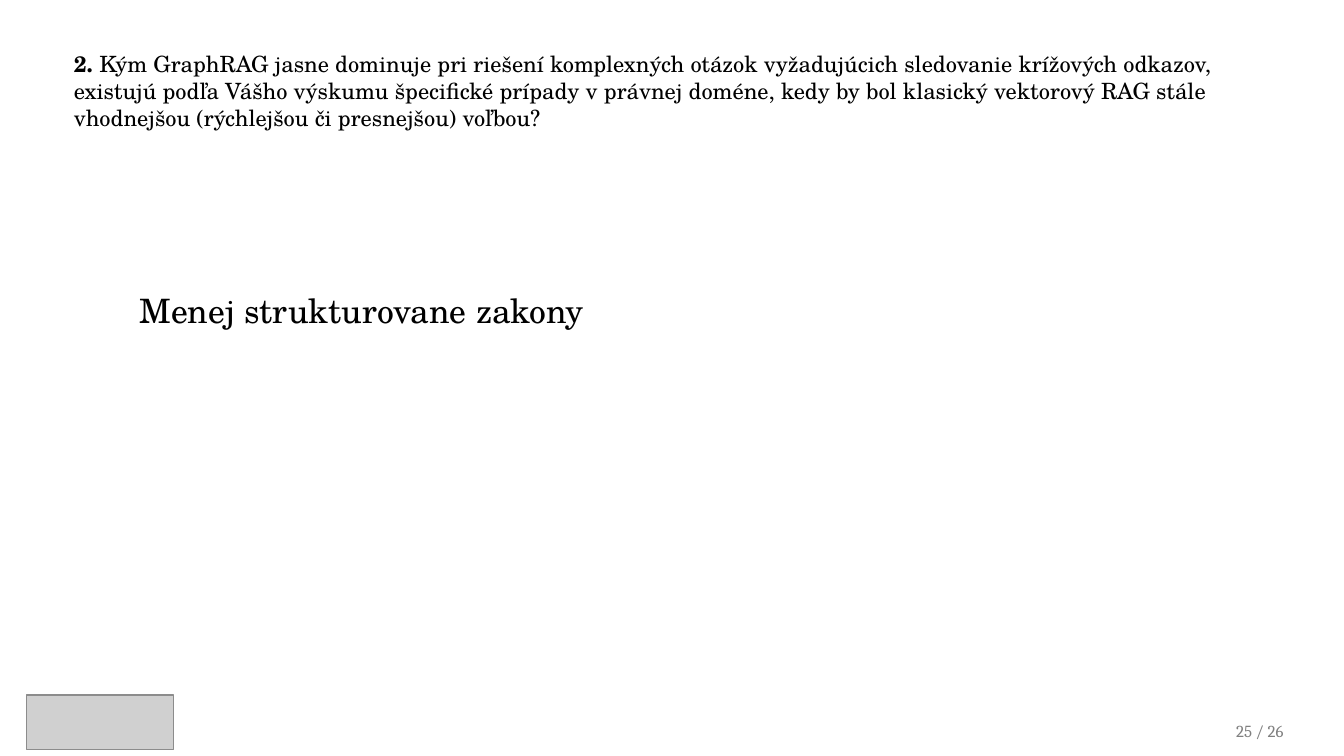
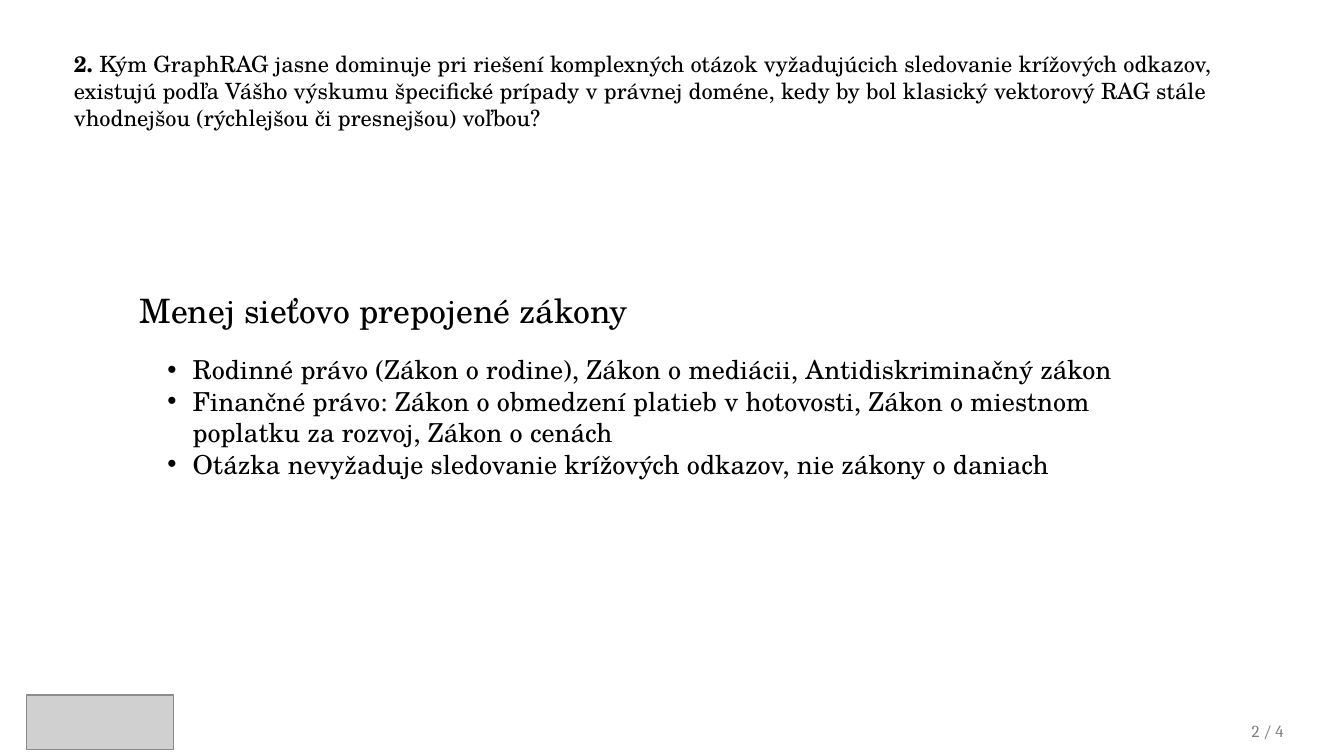
Before and after one commit to samuelbagin1/llm-knowledge-graph, a slide deck: slide 21 of presentations/Tvorba_znalostnych_grafov_obhajoba1.pptx (slide 25 before the commit). Drawn at 1344x756 pixels with LibreOffice and Linux fonts; fonts in the diff are those of the drawing; grey boxes stand for pictures. Boxes give left, top, right and bottom in pixels: in the first picture for what was removed or moved away, otherwise in the second. Text is boxed around its words. In the diff, an @@ line names an element or a change of style, - is before the commit and + after.

```diff
--- a/presentations/Tvorba_znalostnych_grafov_obhajoba1.pptx
+++ b/presentations/Tvorba_znalostnych_grafov_obhajoba1.pptx
@@ text at [139,298,628,330]: text changed @@
-Menej strukturovane zakony
+Menej sieťovo prepojené zákony
@@ text added at [193,359,1111,480], 14 pt, text #000000 @@
+• Rodinné právo (Zákon o rodine), Zákon o mediácii, Antidiskriminačný zákon
+• Finančné právo: Zákon o obmedzení platieb v hotovosti, Zákon o miestnom poplatku za rozvoj, Zákon o cenách
+• Otázka nevyžaduje sledovanie krížových odkazov, nie zákony o daniach
@@ text at [1252,726,1283,737]: text changed @@
-25 / 26
+2 / 4
```
Also in this commit, not shown: 20 other slides changed, 5 slides removed, 7 other files.
